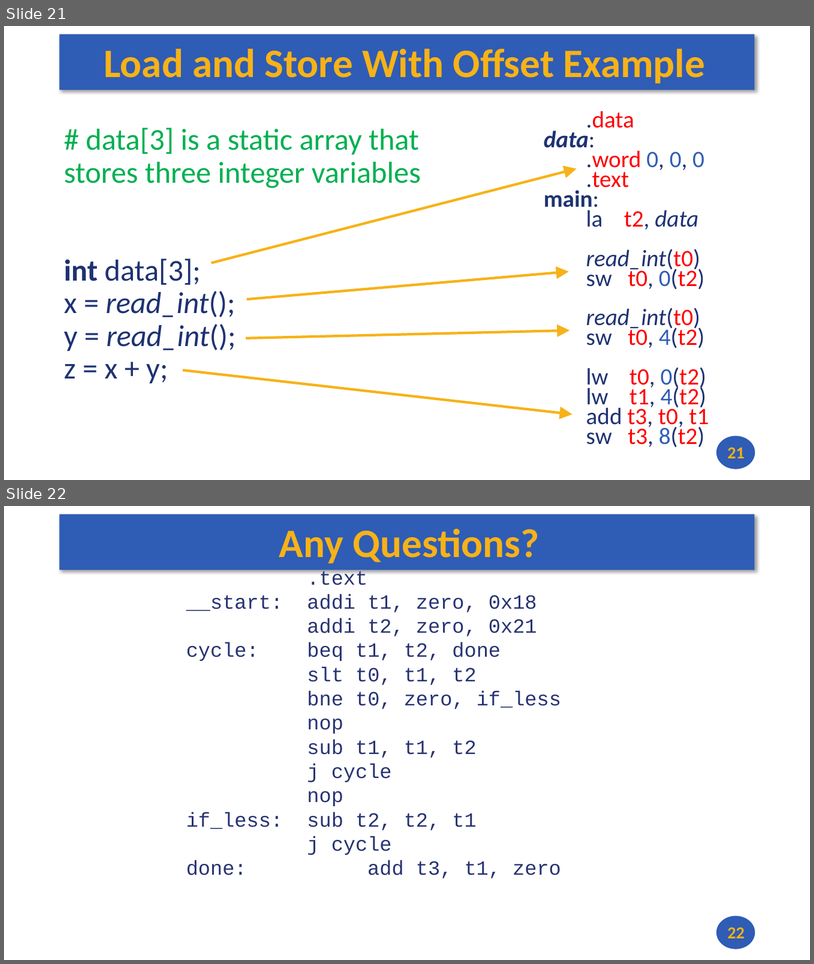
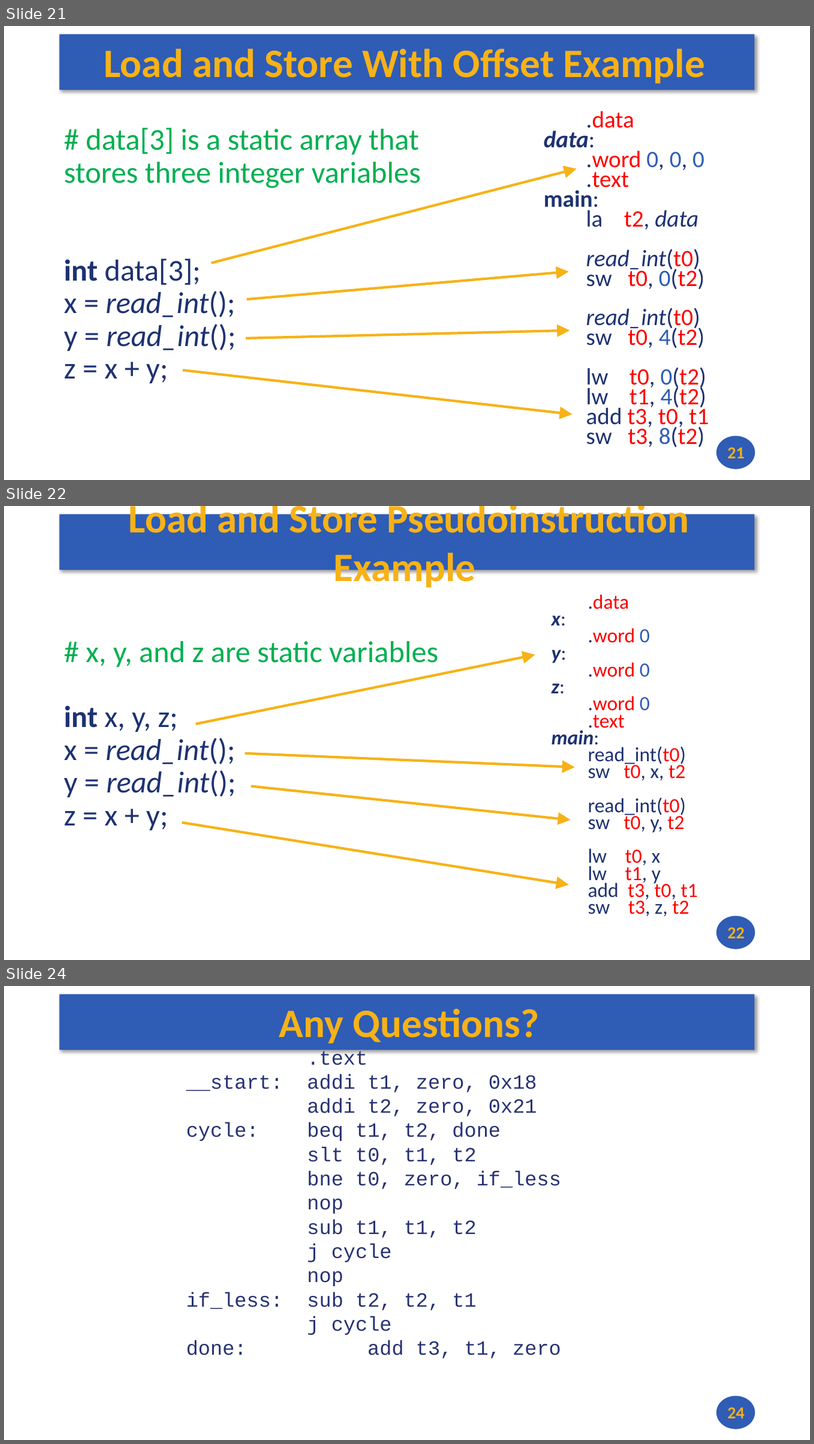
Before and after one commit to andrewt0301/hse-acos-course, a slide deck: docs/part1ca/05_MacrosBranchesArrays/CA_Lecture_05.pptx. Shown one above the other, each under a label of ours: slides 21 and 22 before the commit, slides 21, 22 and 24 after it; the slides between them are not shown. The pictures are 814x964 and 814x1444 pixels, drawn with LibreOffice and Linux fonts; fonts in the diff are those of the drawing. Boxes give left, top, right and bottom in pixels: in the first picture for what was removed or moved away, otherwise in the second. Text is boxed around its words. In the diff, an @@ line names an element or a change of style, - is before the commit and + after.

```diff
--- a/docs/part1ca/05_MacrosBranchesArrays/CA_Lecture_05.pptx
+++ b/docs/part1ca/05_MacrosBranchesArrays/CA_Lecture_05.pptx
@@ slide 22 added at <box>4,506,810,960</box>, background #FFFFFF; not listed: 2 template elements that a slide beside it also shows @@
@@ title added at <box>129,506,690,591</box>, 48 pt, text #F7B217, bold @@
+Load and Store Pseudoinstruction Example
@@ text added at <box>552,594,698,916</box>, 24 pt, text #1E3272 @@
+.data
+x:
+.word 0
+y:
+.word 0
+z:
+.word 0
+.text
+main:
+read_int(t0)
+sw t0, x, t2
+read_int(t0)
+sw t0, y, t2
+lw t0, x
+lw t1, y
+add t3, t0, t1
+sw t3, z, t2
@@ text added at <box>64,641,438,830</box>, 36 pt, text #1E3272 @@
+# x, y, and z are static variables
+int x, y, z;
+x = read_int();
+y = read_int();
+z = x + y;
@@ arrow added from (196, 724) to (536, 655), #F7B217 3 pt @@
@@ arrow added from (245, 753) to (575, 767), #F7B217 3 pt @@
@@ arrow added from (251, 786) to (571, 820), #F7B217 3 pt @@
@@ arrow added from (182, 822) to (569, 885), #F7B217 3 pt @@
@@ page number added at <box>728,927,744,938</box>, 20 pt, text #F7B217, bold @@
+22
@@ what was slide 22 is now slide 24 @@
@@ page number at <box>728,1407,744,1418</box>: text changed @@
-22
+24
```
Also in this commit, not shown: 1 other slide added, 3 other files.
